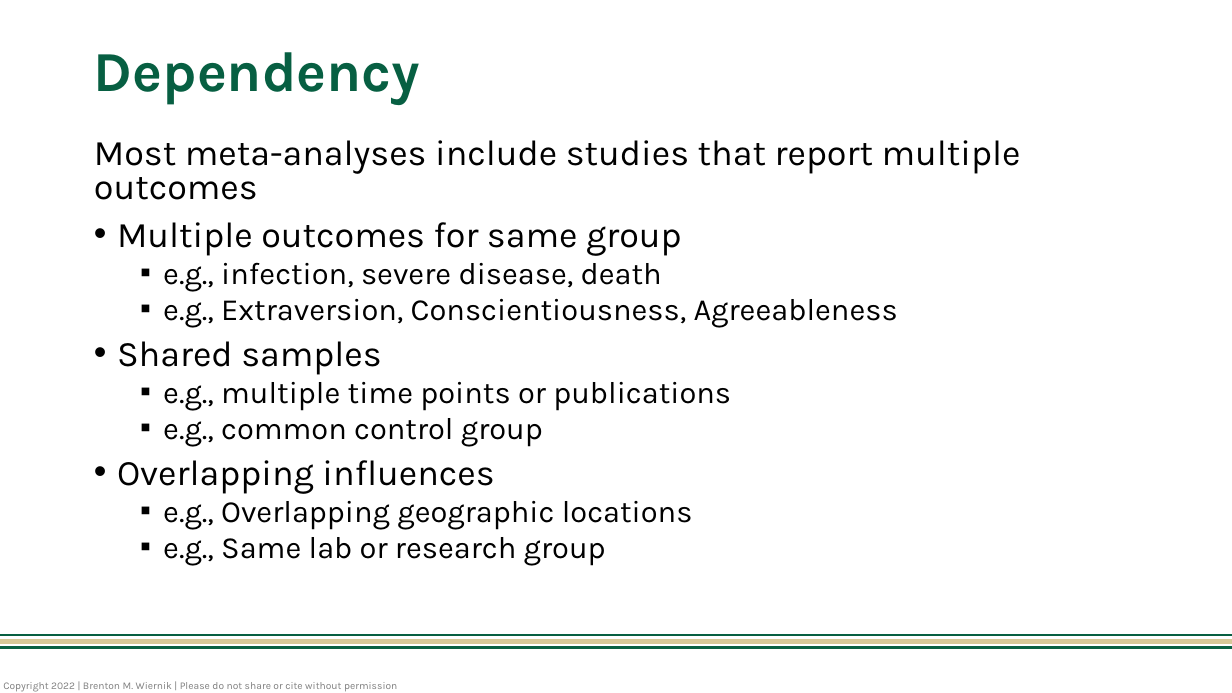
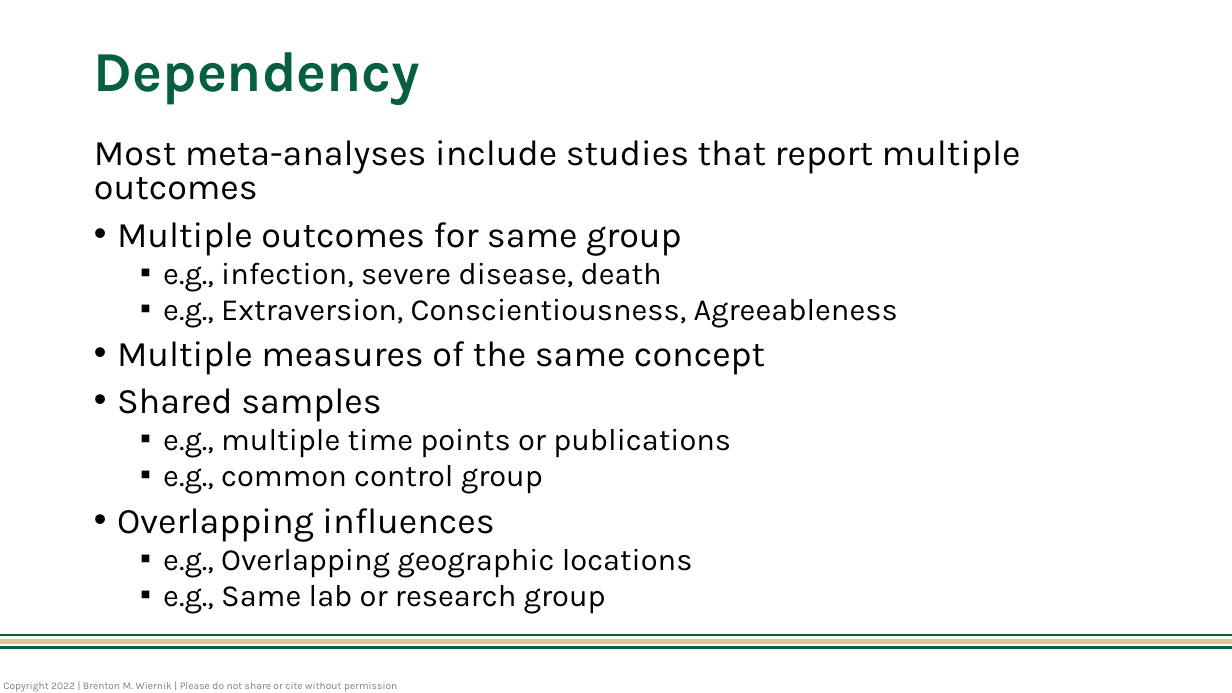
Before and after one commit to bwiernik/meta-workshop, a slide deck: slide 2 of slides/07_dependency.pptx. Drawn at 1232x693 pixels with LibreOffice and Linux fonts; fonts in the diff are those of the drawing. Boxes give left, top, right and bottom in pixels: in the first picture for what was removed or moved away, otherwise in the second. Text is boxed around its words. In the diff, an @@ line names an element or a change of style, - is before the commit and + after.

```diff
--- a/slides/07_dependency.pptx
+++ b/slides/07_dependency.pptx
@@ text at (117,341,765,375): paragraph added @@
+• Multiple measures of the same concept
```
Also in this commit, not shown: 4 other slides changed, 8 other files.
